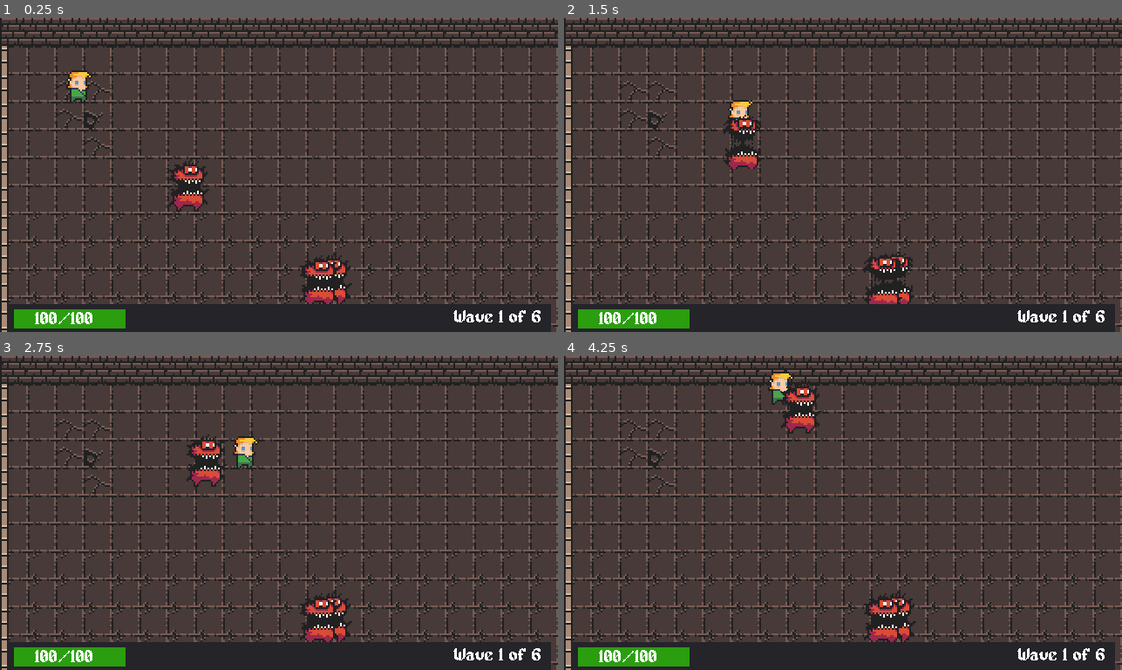
Above: before the commit, frames 1-4 (two rows, left to right).
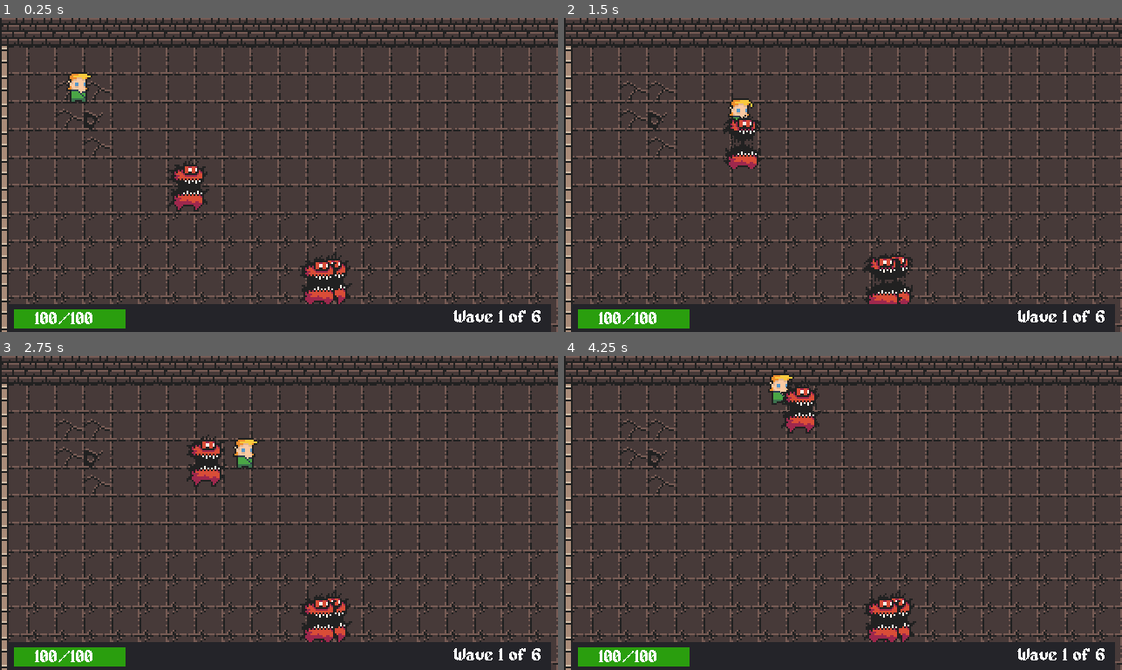
Above: after the commit, the same moments.

Repository: sandroscosta/uevora-dungeon-legacy
Game: Godot game, scene res://src/scenes/Game.tscn
Same seed, same stepped clock (60 frames per second), same inputs: the game is played once before the commit and once after it.
Inputs:
- Up to frame 1 (0.25 s): no input
- Up to frame 2 (1.5 s): hold Right (ui_right) 0.53-1.28 s; hold Down (ui_down) from 1.28 s (still down)
- Up to frame 3 (2.75 s): release Down (ui_down) at 2.03 s; hold Right (ui_right) from 2.03 s (still down)
- Up to frame 4 (4.25 s): release Right (ui_right) at 2.78 s; hold Up (ui_up) 2.78-3.53 s; hold Left (ui_left) from 3.53 s (still down)

The runs differ from the first frame. In frame 1, 0.2% of the frame differs, in the area x 11-16%, y 16-28%; in frame 2, 0.2%; in frame 3, 0.2%; in frame 4, 0.2%.

Commit message:
feat: add body ratios

Diff:
--- a/src/scenes/Player.tscn
+++ b/src/scenes/Player.tscn
@@ -43,7 +43,6 @@
 [node name="AnimatedSprite" type="AnimatedSprite" parent="."]
 frames = SubResource( 2 )
 animation = "idle"
-frame = 3
 playing = true
 
 [node name="CollisionShape2D" type="CollisionShape2D" parent="."]
--- a/src/scripts/GameState.gd
+++ b/src/scripts/GameState.gd
@@ -7,6 +7,12 @@
 var enemies_killed: int = 0
 var spawn_num_enemies: int = 3
 
+var proportions: Dictionary = {
+	"regular": Vector2(1,1),
+	"thin": Vector2(0.6, 1),
+	"fat": Vector2(1.6, 1)
+}
+
 func set_max_hp(max_hp: int):
 	_player_max_hp = max_hp
 
--- a/src/scripts/Player.gd
+++ b/src/scripts/Player.gd
@@ -3,9 +3,11 @@
 export (int) var health = GameState.get_max_hp()
 export(int) var SPEED = 75
 var velocity: Vector2 = Vector2.ZERO
+var player_scale: Vector2 = Vector2.ZERO
 
 func _ready():
-	pass
+	player_scale = GameState.proportions["regular"]
+	scale = player_scale
 
 func get_input():
 	velocity = Vector2(
